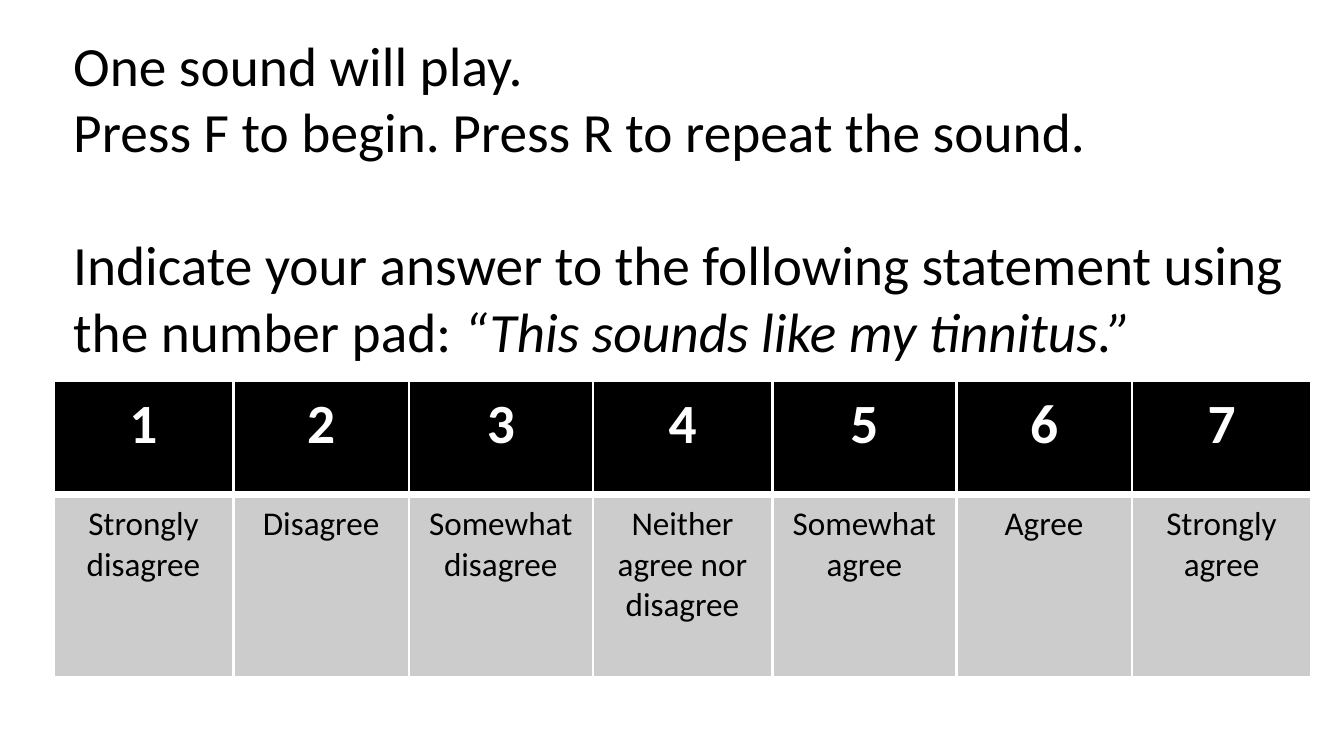
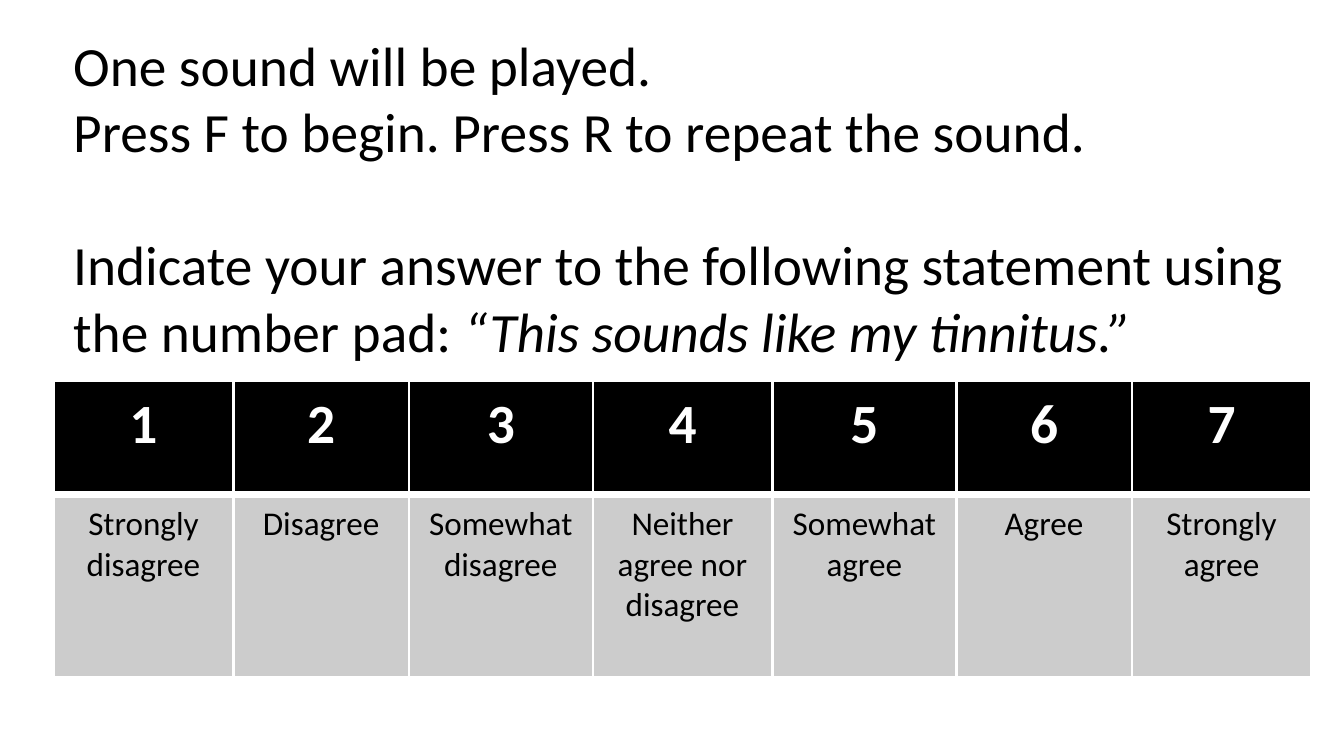
Before and after one commit to The-Lammert-Lab/tinnitus-reconstruction, a slide deck: slide 1 of code/experiment/fixationscreen/ppts/FollowUp_v2/FollowUp4_patient.pptx. Drawn at 1344x747 pixels with LibreOffice and Linux fonts; fonts in the diff are those of the drawing. Boxes give left, top, right and bottom in pixels: in the first picture for what was removed or moved away, otherwise in the second. Text is boxed around its words. In the diff, an @@ line names an element or a change of style, - is before the commit and + after.

```diff
--- a/code/experiment/fixationscreen/ppts/FollowUp_v2/FollowUp4_patient.pptx
+++ b/code/experiment/fixationscreen/ppts/FollowUp_v2/FollowUp4_patient.pptx
@@ text at bbox=[73, 47, 651, 95]: text changed @@
-One sound will play.
+One sound will be played.
```
Also in this commit, not shown: 20 other files.
